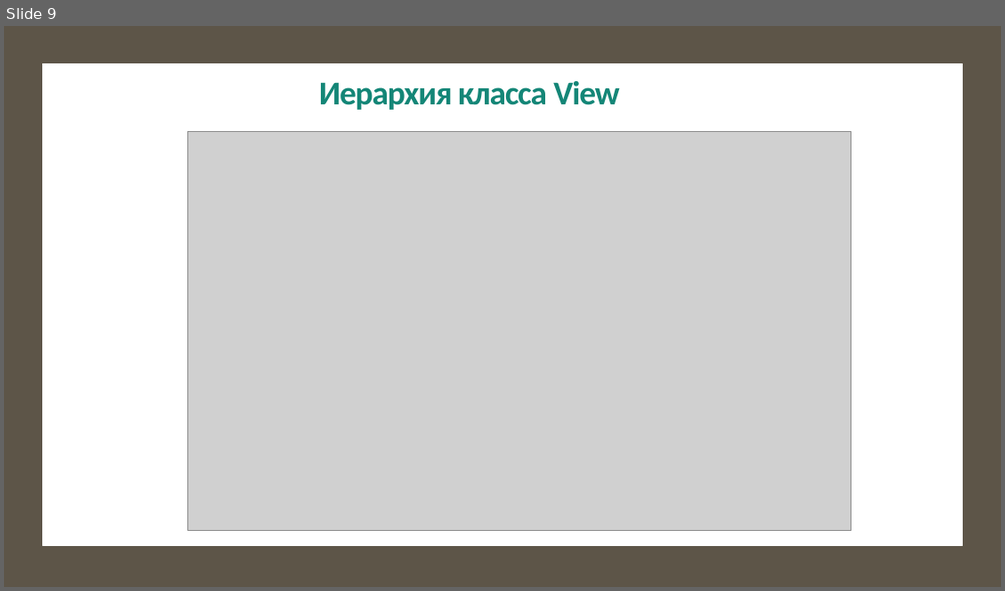
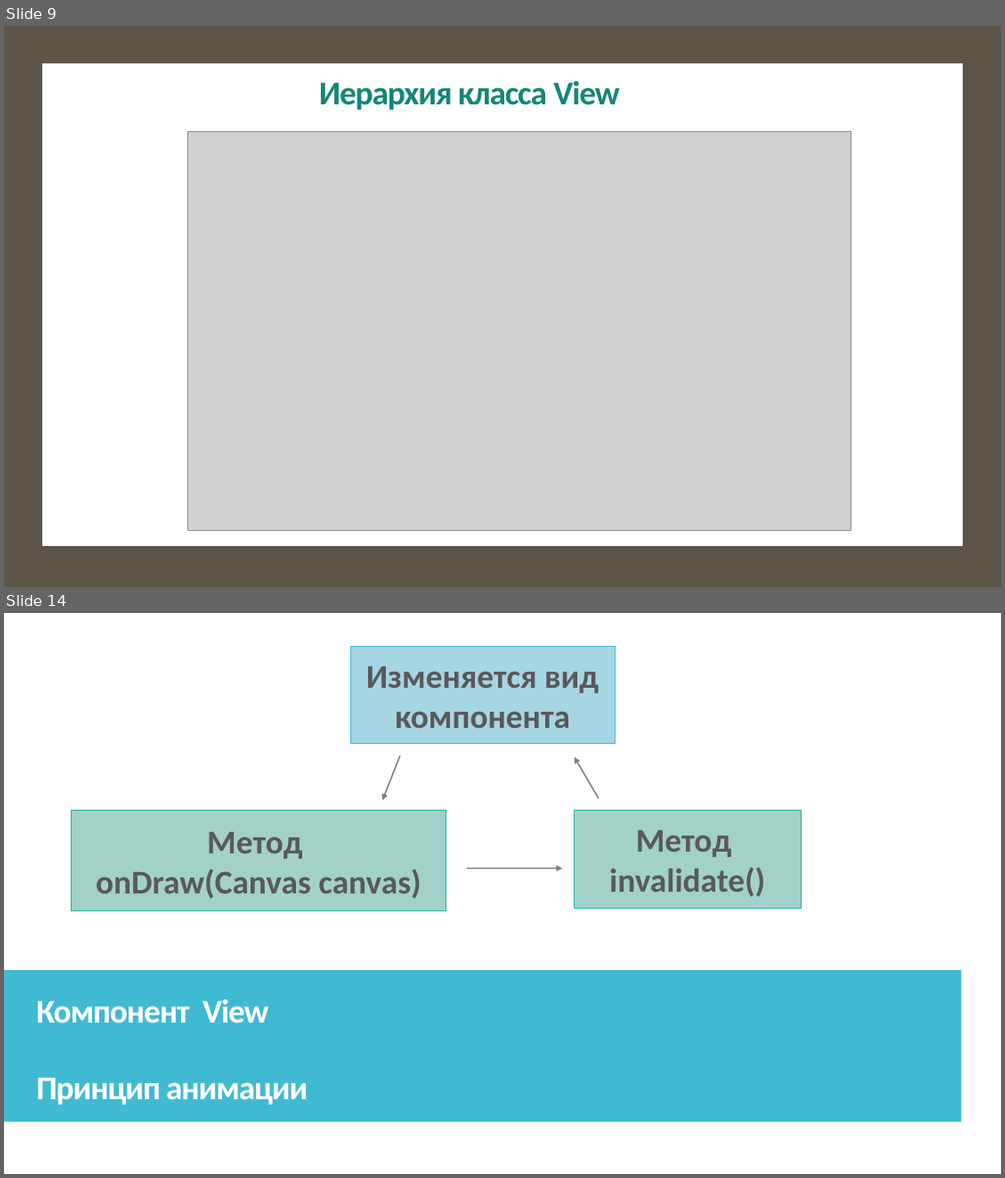
Before and after one commit to IriEfremova/LessonsCube, a slide deck: Samsung/Lesson6/Циклы в Java.pptx. Shown one above the other, each under a label of ours: slide 9 before the commit, slides 9 and 14 after it; the slides between them are not shown. The pictures are 1005x591 and 1005x1178 pixels, drawn with LibreOffice and Linux fonts; fonts in the diff are those of the drawing; grey boxes stand for pictures. Boxes give left, top, right and bottom in pixels: in the first picture for what was removed or moved away, otherwise in the second. Text is boxed around its words. In the diff, an @@ line names an element or a change of style, - is before the commit and + after.

```diff
--- a/Samsung/Lesson6/Циклы в Java.pptx
+++ b/Samsung/Lesson6/Циклы в Java.pptx
@@ slide 14 added at bbox=[4, 613, 1001, 1174], background #FFFFFF; not listed: 2 template elements that a slide beside it also shows @@
@@ rectangle added at bbox=[4, 613, 1001, 1174], fill #FFFFFF @@
@@ rectangle added at bbox=[351, 647, 615, 743], fill #A7D5E3, outline #40BAD2 0.75 pt, 32 pt, text #595959, bold @@
+Изменяется вид компонента
@@ arrow added from (400, 755) to (382, 800), #000000 1.35 pt @@
@@ arrow added from (599, 798) to (574, 757), #000000 1.35 pt @@
@@ rectangle added at bbox=[72, 811, 446, 910], fill #A2D2C8, outline #1AB39F 0.75 pt, 32 pt, text #595959, bold @@
+Метод
+onDraw(Canvas canvas)
@@ rectangle added at bbox=[574, 811, 801, 908], fill #A2D2C8, outline #1AB39F 0.75 pt, 32 pt, text #595959, bold @@
+Метод
+invalidate()
@@ arrow added from (467, 868) to (563, 868), #000000 1.35 pt @@
@@ rectangle added at bbox=[4, 971, 961, 1122], fill #40BAD2 @@
@@ text added at bbox=[36, 999, 307, 1104], 32 pt, text #FFFFFF, bold @@
+Компонент View
+Принцип анимации
```
Also in this commit, not shown: 4 slides changed, 2 other slides added, 1 slide removed, 3 other files.
